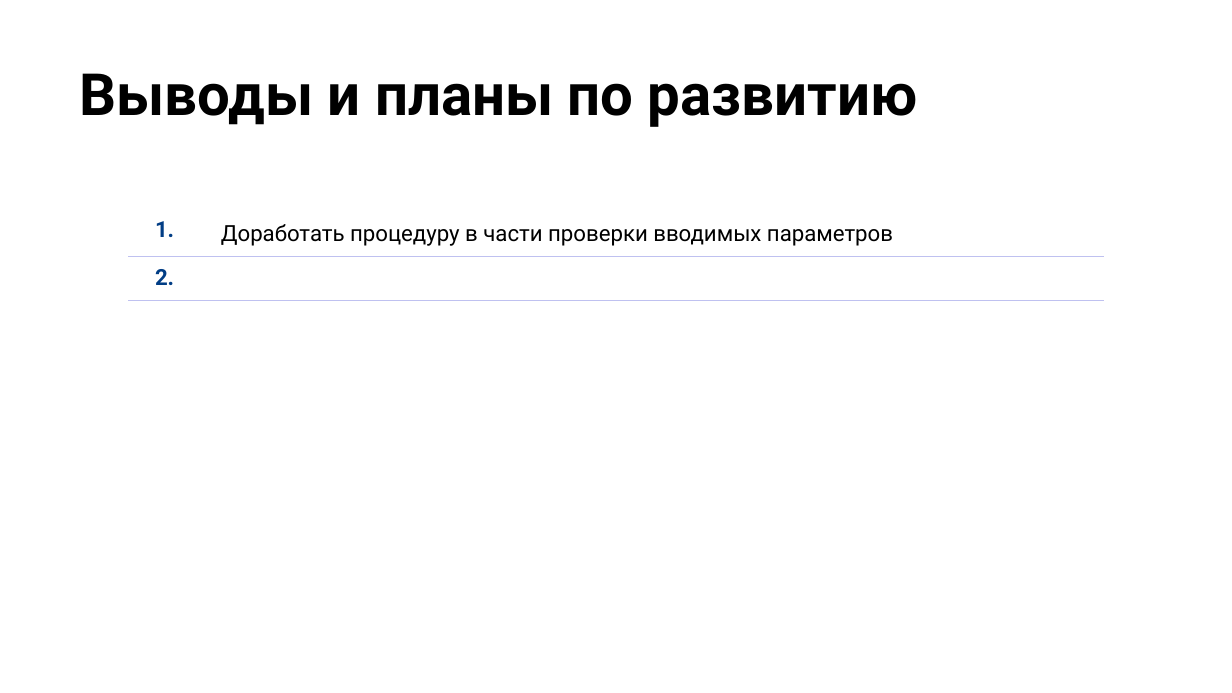
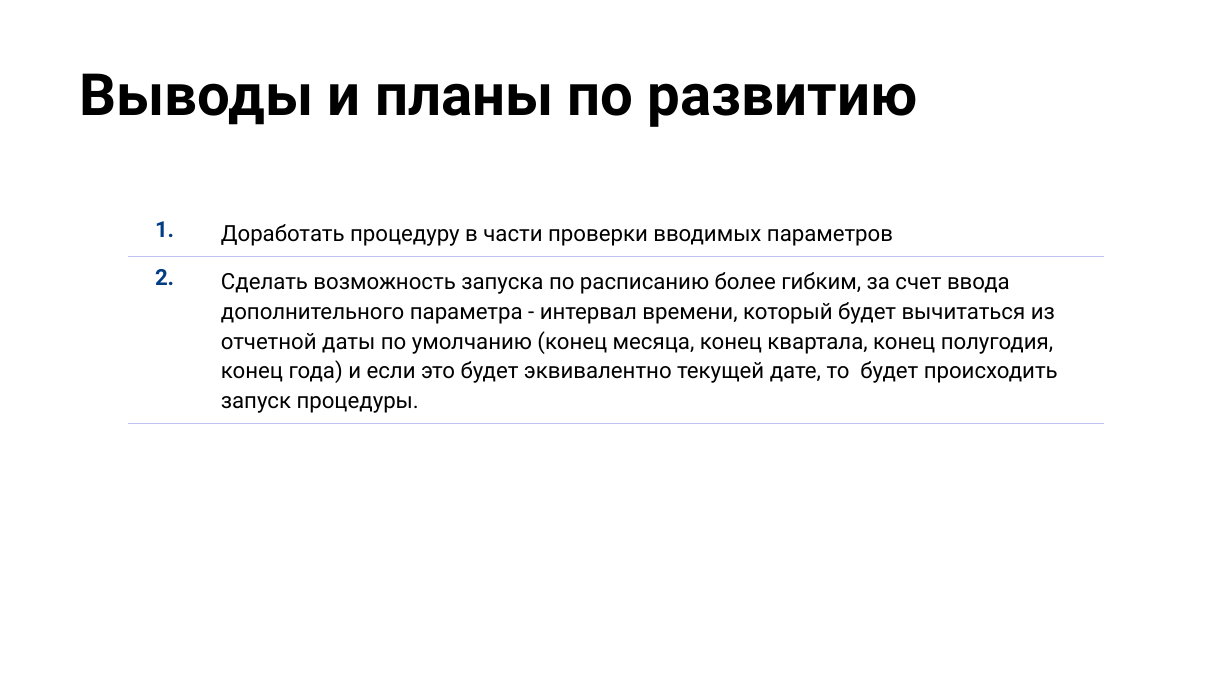
Before and after one commit to Andreev-ES/Postgre_DBA_202403_OTUS, a slide deck: slide 17 of 8.Проектная работа/Презентация проектной работы.pptx. Drawn at 1232x693 pixels with LibreOffice and Linux fonts; fonts in the diff are those of the drawing; background and template pictures are left out. Boxes give left, top, right and bottom in pixels: in the first picture for what was removed or moved away, otherwise in the second. Text is boxed around its words. In the diff, an @@ line names an element or a change of style, - is before the commit and + after.

Commit message:
Проектная работа. Коммит4

```diff
--- a/8.Проектная работа/Презентация проектной работы.pptx
+++ b/8.Проектная работа/Презентация проектной работы.pptx
@@ table at (128,208,1104,425) @@
-row 2, column 2: 
+row 2, column 2: Сделать возможность запуска по расписанию более гибким, за счет ввода дополнительного параметра - интервал времени, который будет вычитаться из отчетной даты по умолчанию (конец месяца, конец квартала, конец полугодия, конец года) и если это будет эквивалентно текущей дате, то будет происходить запуск процедуры.
```
